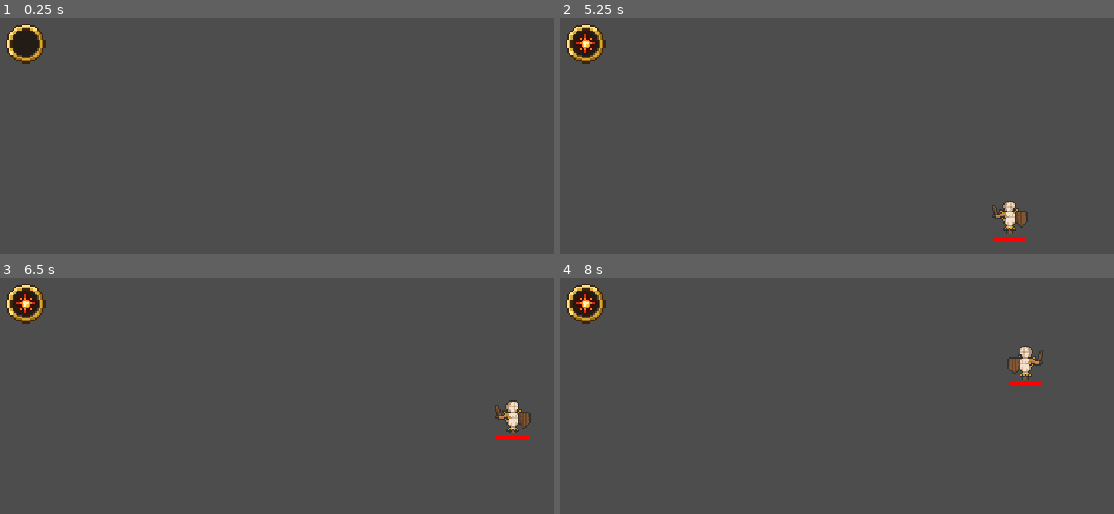
Above: before the commit, frames 1-4 (two rows, left to right).
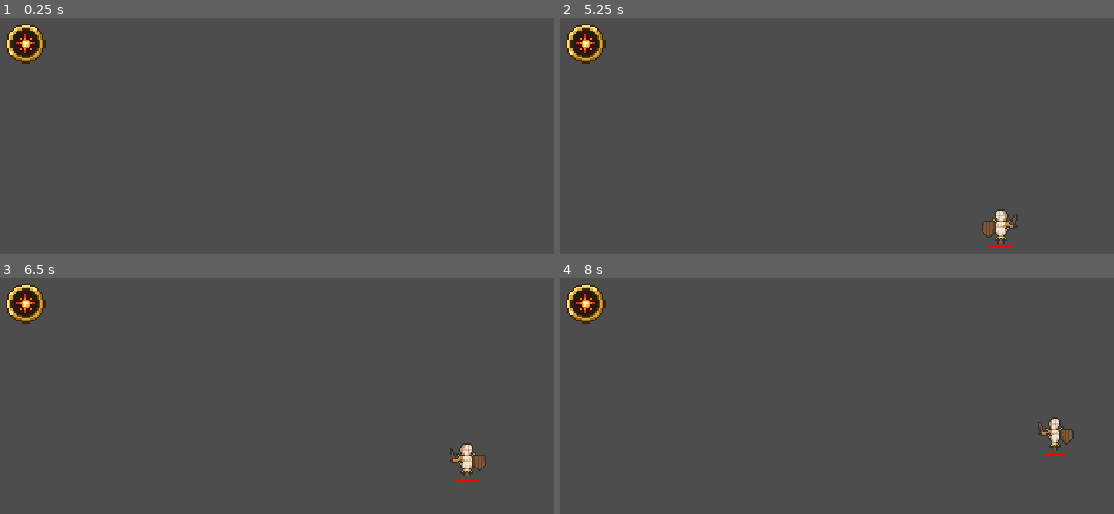
Above: after the commit, the same moments.

Repository: afonsohj1812/Godot-Elements
Game: Godot game, scene res://Game/Game.tscn
Same seed, same stepped clock (60 frames per second), same inputs: the game is played once before the commit and once after it.
Inputs (mouse positions are in pixels of both pictures, inside the frame that each line leads up to):
- Up to frame 1 (0.25 s): no input
- Up to frame 2 (5.25 s): tap Enter at 0.5, 2, 3.5 s; move the mouse to (outside the picture) at 0.52 s; press the mouse at (outside the picture) at 0.53 s; tap M (Move Dummies, bound only after the commit) at 0.8, 1.35, 2.3, 3.8 s; tap Space at 1.25, 2.75, 4.25 s; move the mouse to (outside the picture) at 1.27 s; release the mouse at (outside the picture) at 1.28 s; click (outside the picture) at 1.55 s; move the mouse to (1041, 143) at 2.02 s; press the mouse at (1041, 143) at 2.03 s; move the mouse to (outside the picture) at 2.77 s; release the mouse at (outside the picture) at 2.78 s; tap 3 (Cold) at 2.85 s; click (outside the picture) at 3.05 s; move the mouse to (outside the picture) at 3.52 s; hold 2 (Electric) 3.53-4.28 s; move the mouse to (720, 176) at 4.27 s; tap 1 (Fire) at 4.35 s; click (720, 176) at 4.55 s; move the mouse to (997, 242) at 5.02 s; hold Right mouse button (Spawn) from 5.03 s (still down)
- Up to frame 3 (6.5 s): tap M (Move Dummies, bound only after the commit) at 5.3, 5.85 s; move the mouse to (282, 391) at 5.77 s; release Right mouse button (Spawn) at 5.78 s; click (282, 391) at 6.05 s
- Up to frame 4 (8 s): move the mouse to (outside the picture) at 6.52 s; press the mouse at (outside the picture) at 6.53 s; tap M (Move Dummies, bound only after the commit) at 6.8, 7.35 s; move the mouse to (outside the picture) at 7.27 s; release the mouse at (outside the picture) at 7.28 s; click (outside the picture) at 7.55 s

The runs differ from the first frame. In frame 1, 0.2% of the frame differs, in the area x 2-7%, y 5-16%; in frame 2, 0.9%; in frame 3, 1.2%, in the area x 81-96%, y 51-87%; in frame 4, 1.2%.

Commit message:
Move Dummies Action & Tweaks

Diff:
--- a/Game/Elements/Electric/Electric.tscn
+++ b/Game/Elements/Electric/Electric.tscn
@@ -5,4 +5,5 @@
 
 [node name="Electric" type="Node2D" unique_id=207734631]
 script = ExtResource("1_i7uju")
+damage = 3
 icon = ExtResource("2_tu5u6")
--- a/Game/Elements/Fire/Fire.tscn
+++ b/Game/Elements/Fire/Fire.tscn
@@ -5,6 +5,6 @@
 
 [node name="Fire" type="Node2D" unique_id=868072546]
 script = ExtResource("1_wqsrw")
-damage = 1
+damage = 2
 icon = ExtResource("2_di2a3")
 tickRate = 0.2
--- a/Game/Entities/DamageNumbers/DamageNumbers.gd
+++ b/Game/Entities/DamageNumbers/DamageNumbers.gd
@@ -3,6 +3,7 @@
 
 @export var entity: Entity
 @export var labelSettings: LabelSettings
+@export var container: Node
 @export var rise: float = 24
 @export var time: float = 0.5
 @export var spread: float = 5
@@ -17,15 +18,15 @@
 	label.text = str(damage)
 	label.label_settings = labelSettings
 	label.z_index = 1
-	get_tree().current_scene.add_child(label)
+	(container if container else get_tree().current_scene).add_child(label)
 
 	label.reset_size()
-	label.global_position = global_position + Vector2(randf_range(-spread, spread), 0) - label.size / 2
+	label.global_position = (global_position + Vector2(randf_range(-spread, spread), 0) - label.size / 2).round()
 
 	var start: float = label.global_position.y
 
 	var tween: Tween = label.create_tween()
 	tween.tween_property(label, "global_position:y", start - rise, time / 2).set_trans(Tween.TRANS_QUAD).set_ease(Tween.EASE_OUT)
 	tween.tween_property(label, "global_position:y", start, time / 2).set_trans(Tween.TRANS_QUAD).set_ease(Tween.EASE_IN)
-	tween.parallel().tween_property(label, "modulate:a", 0.0, time / 2).set_ease(Tween.EASE_IN)
+	tween.parallel().tween_property(label, "modulate:a", 0.0, time / 2).set_trans(Tween.TRANS_QUAD).set_ease(Tween.EASE_IN)
 	tween.tween_callback(label.queue_free)
--- a/Game/Entities/Dummy/Dummy.gd
+++ b/Game/Entities/Dummy/Dummy.gd
@@ -3,8 +3,14 @@
 
 @export var sprite: AnimatedSprite2D
 
+var isMoving: bool = false
 var direction: Vector2 = Vector2.ZERO
 var turnTime: float = 0
+
+
+func _input(event: InputEvent) -> void:
+	if (event.is_action_pressed("Move Dummies")):
+		isMoving = !isMoving
 
 
 func _on_hit(_damage: int) -> void:
@@ -17,6 +23,9 @@
 
 
 func _physics_process(delta: float) -> void:
+	if !isMoving:
+		return
+
 	turnTime -= delta
 	if (turnTime <= 0):
 		turnTime = randf_range(1, 2)
--- a/Game/Entities/Dummy/Dummy.tscn
+++ b/Game/Entities/Dummy/Dummy.tscn
@@ -58,7 +58,6 @@
 [node name="Dummy" type="CharacterBody2D" unique_id=2044495049 node_paths=PackedStringArray("sprite", "hurtbox")]
 script = ExtResource("1_bvudq")
 sprite = NodePath("Sprite")
-health = 100
 hurtbox = NodePath("Hurtbox")
 
 [node name="Sprite" type="AnimatedSprite2D" parent="." unique_id=732028988]
@@ -83,13 +82,8 @@
 labelSettings = SubResource("LabelSettings_18b8n")
 
 [node name="HealthBar" parent="." unique_id=205837222 node_paths=PackedStringArray("entity") instance=ExtResource("4_iidrj")]
-anchors_preset = 5
-anchor_left = 0.5
-anchor_right = 0.5
-offset_left = -12.0
+offset_left = -8.0
 offset_top = 2.0
-offset_right = 12.0
-offset_bottom = 5.0000005
-grow_horizontal = 2
-pivot_offset_ratio = Vector2(0, 0)
+offset_right = 8.0
+offset_bottom = 4.0
 entity = NodePath("..")
--- a/Game/Entities/Entity.gd
+++ b/Game/Entities/Entity.gd
@@ -6,18 +6,18 @@
 
 const GROUP: StringName = &"Entities"
 
-@export var health: int = 10
+@export var maxHealth: int = 10
 @export var speed: float = 100
 @export var hurtbox: Hurtbox
 
 @export var symbolOffset: Vector2 = Vector2(0, -32)
 
-var currentHealth: int
+var health: int
 var slows: Array[float] = []
 
 
 func _ready() -> void:
-	currentHealth = health
+	health = maxHealth
 	hurtbox.hit.connect(takeDamage)
 
 	add_to_group(Entity.GROUP)
@@ -28,16 +28,16 @@
 
 
 func takeDamage(damage: int) -> void:
-	if (currentHealth <= 0):
+	if (health <= 0):
 		return
 
-	currentHealth = max(currentHealth - damage, 0)
+	health = max(health - damage, 0)
 
-	health_changed.emit(currentHealth)
+	health_changed.emit(health)
 	damaged.emit(damage)
 
 	_on_hit(damage)
-	if (currentHealth <= 0):
+	if (health <= 0):
 		_on_death()
 
 
--- a/Game/Entities/HealthBar/HealthBar.gd
+++ b/Game/Entities/HealthBar/HealthBar.gd
@@ -2,8 +2,8 @@
 
 
 @export var entity: Entity
-@export var damage: ProgressBar
-@export var health: ProgressBar
+@export var damageBar: ProgressBar
+@export var healthBar: ProgressBar
 @export var delay: float = 0.5
 @export var drainTime: float = 0.25
 
@@ -14,24 +14,24 @@
 	if (not entity.is_node_ready()):
 		await entity.ready
 
-	damage.max_value = entity.health
-	health.max_value = entity.health
-	damage.value = entity.currentHealth
-	health.value = entity.currentHealth
+	damageBar.max_value = entity.maxHealth
+	healthBar.max_value = entity.maxHealth
+	damageBar.value = entity.health
+	healthBar.value = entity.health
 
 	entity.health_changed.connect(_on_health_changed)
 
 
 func _on_health_changed(value: int) -> void:
-	health.value = value
+	healthBar.value = value
 
 	if (tween):
 		tween.kill()
 
-	if (damage.value < value):
-		damage.value = value
+	if (damageBar.value < value):
+		damageBar.value = value
 		return
 
 	tween = create_tween()
 	tween.tween_interval(delay)
-	tween.tween_property(damage, "value", value, drainTime)
+	tween.tween_property(damageBar, "value", value, drainTime)
--- a/Game/Entities/HealthBar/HealthBar.tscn
+++ b/Game/Entities/HealthBar/HealthBar.tscn
@@ -13,15 +13,15 @@
 [sub_resource type="StyleBoxFlat" id="StyleBoxFlat_pfdyt"]
 bg_color = Color(1, 0, 0, 1)
 
-[node name="HealthBar" type="Control" unique_id=205837222 node_paths=PackedStringArray("damage", "health")]
+[node name="HealthBar" type="Control" unique_id=205837222 node_paths=PackedStringArray("damageBar", "healthBar")]
 layout_mode = 3
 anchors_preset = 0
-offset_right = 24.0
-offset_bottom = 3.0
-pivot_offset_ratio = Vector2(0.5, 0)
+offset_right = 16.0
+offset_bottom = 2.0
+mouse_filter = 2
 script = ExtResource("1_uaftx")
-damage = NodePath("Damage")
-health = NodePath("Health")
+damageBar = NodePath("Damage")
+healthBar = NodePath("Health")
 drainTime = 0.5
 
 [node name="Damage" type="ProgressBar" parent="." unique_id=708845778]
@@ -31,8 +31,10 @@
 anchor_bottom = 1.0
 grow_horizontal = 2
 grow_vertical = 2
+mouse_filter = 2
 theme_override_styles/background = SubResource("StyleBoxFlat_ijymp")
 theme_override_styles/fill = SubResource("StyleBoxFlat_2bvp2")
+step = 0.0
 value = 100.0
 show_percentage = false
 
@@ -43,6 +45,7 @@
 anchor_bottom = 1.0
 grow_horizontal = 2
 grow_vertical = 2
+mouse_filter = 2
 theme_override_styles/background = SubResource("StyleBoxEmpty_i34g5")
 theme_override_styles/fill = SubResource("StyleBoxFlat_pfdyt")
 step = 0.0
--- a/Game/Game.gd
+++ b/Game/Game.gd
@@ -9,7 +9,7 @@
 
 
 func _ready() -> void:
-	pass
+	selectElement(elements[0])
 
 
 func _input(event: InputEvent) -> void:
@@ -48,7 +48,3 @@
 	var preview: Element = element.instantiate()
 	elementSymbol.texture = preview.icon
 	preview.free()
-
-
-func _process(_delta: float) -> void:
-	pass
--- a/Game/Game.tscn
+++ b/Game/Game.tscn
@@ -13,6 +13,7 @@
 dummy = ExtResource("2_vrr3t")
 elements = Array[PackedScene]([ExtResource("3_jxerj"), ExtResource("4_ghvq8"), ExtResource("5_fuqhk")])
 elementSymbol = NodePath("CanvasLayer/ElementFrame/ElementSymbol")
+currentElement = ExtResource("3_jxerj")
 
 [node name="CanvasLayer" type="CanvasLayer" parent="." unique_id=1518599472]
 
--- a/project.godot
+++ b/project.godot
@@ -36,6 +36,11 @@
 "events": [Object(InputEventMouseButton,"resource_local_to_scene":false,"resource_name":"","device":-1,"window_id":0,"a …(253 unchanged characters)…
 ]
 }
+"Move Dummies"={
+"deadzone": 0.2,
+"events": [Object(InputEventKey,"resource_local_to_scene":false,"resource_name":"","device":-1,"window_id":0,"alt_pressed":false,"shift_pressed":false,"ctrl_pressed":false,"meta_pressed":false,"pressed":false,"keycode":0,"physical_keycode":77,"key_label":0,"unicode":109,"location":0,"echo":false,"script":null)
+]
+}
 Fire={
 "deadzone": 0.2,
 "events": [Object(InputEventKey,"resource_local_to_scene":false,"resource_name":"","device":-1,"window_id":0,"alt_press …(191 unchanged characters)…
